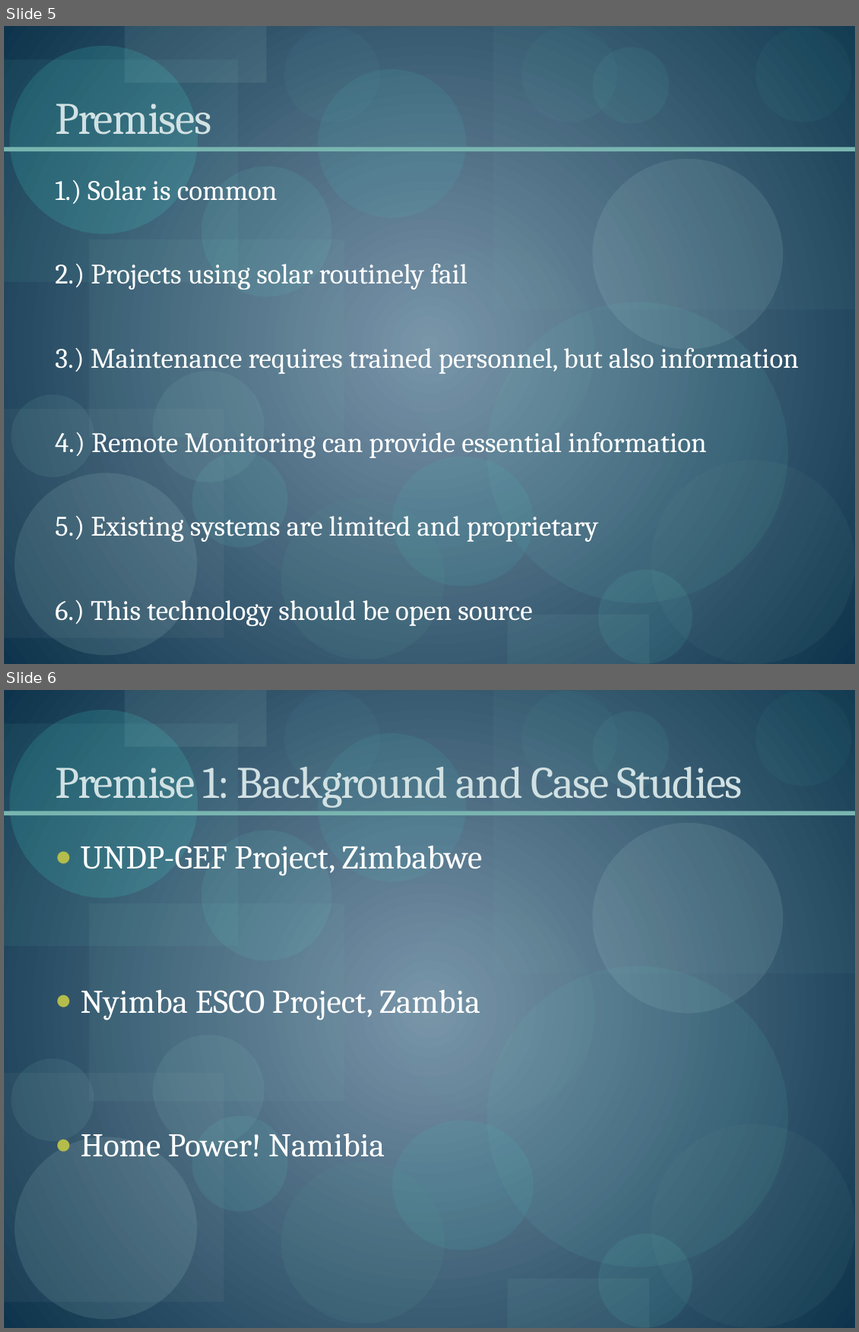
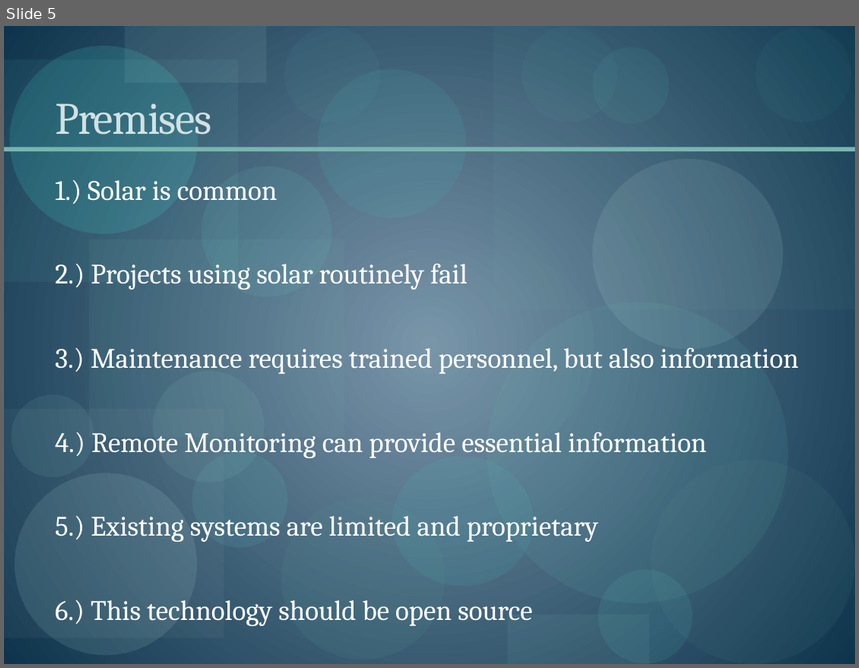
Before and after one commit to nikwolfe7/solar-monitoring-project, a slide deck: doc/MagnaPresentation.pptx. Shown one above the other, each under a label of ours: slides 5 and 6 before the commit, slide 5 after it. The pictures are 859x1332 and 859x668 pixels, drawn with LibreOffice and Linux fonts; fonts in the diff are those of the drawing. Boxes give left, top, right and bottom in pixels: in the first picture for what was removed or moved away, otherwise in the second. Text is boxed around its words. In the diff, an @@ line names an element or a change of style, - is before the commit and + after.

```diff
--- a/doc/MagnaPresentation.pptx
+++ b/doc/MagnaPresentation.pptx
@@ slide 6 removed at [4,690,855,1328], background gradient #7B96AA to #0E354D; not listed: 25 template elements that a slide beside it also shows @@
@@ title removed at [55,767,743,808] @@
-Premise 1: Background and Case Studies
@@ text removed at [81,845,483,1157] @@
-● UNDP-GEF Project, Zimbabwe
-● Nyimba ESCO Project, Zambia
-● Home Power! Namibia
```
Also in this commit, not shown: 1 slide added, 1 other slide removed, 6 other files.
